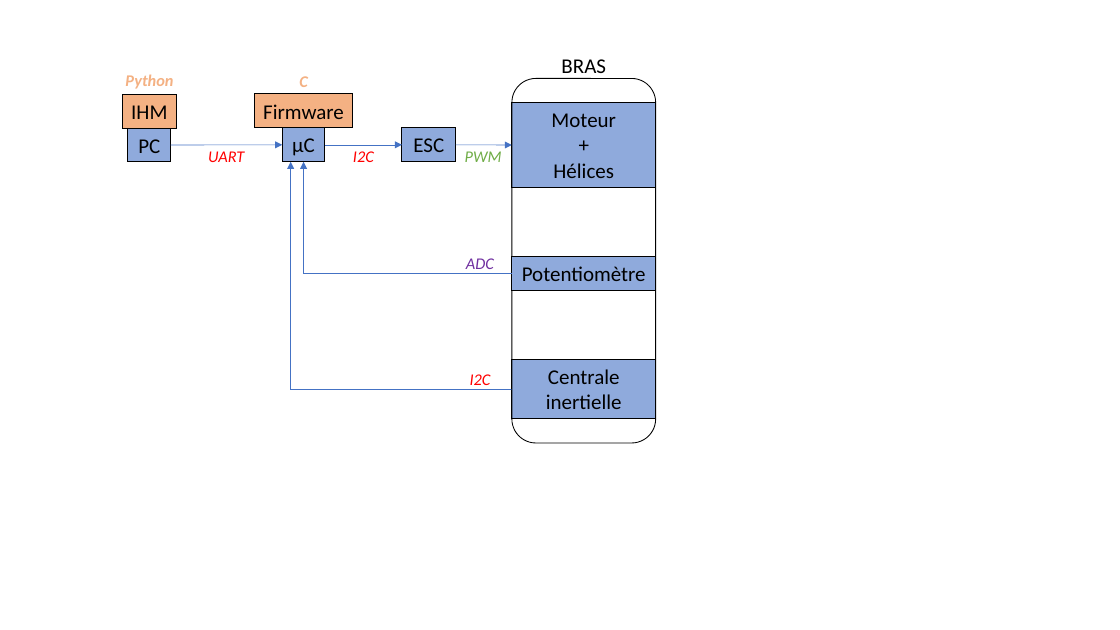
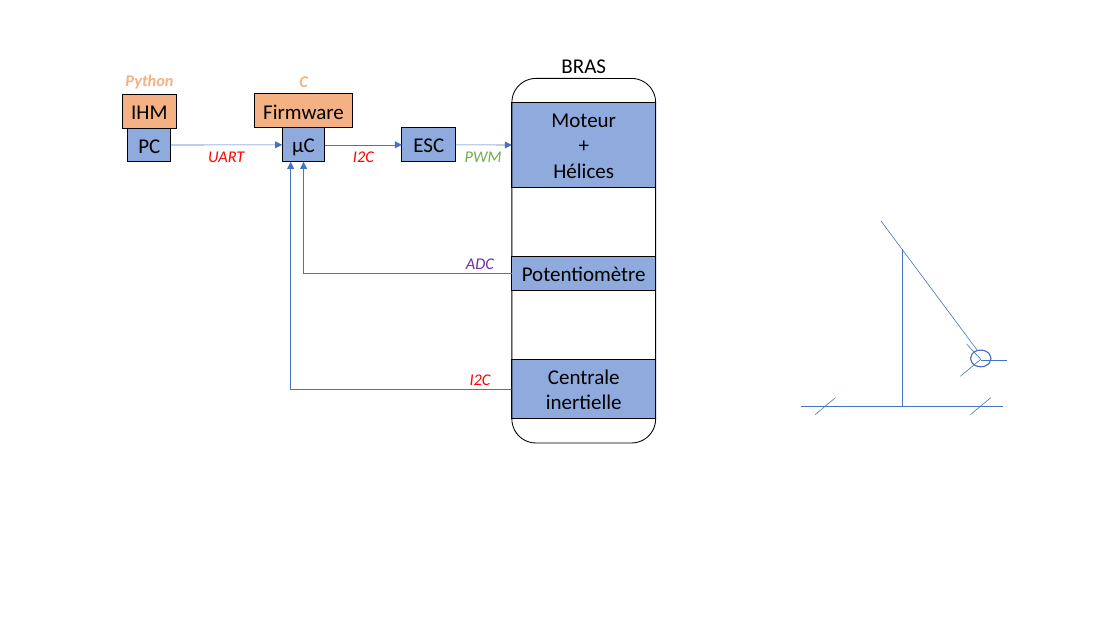
Before and after one commit to InnovationLab-EFREIParis/Stage_1DOF_DroneBench, a slide deck: slide 1 of 01_doc/Schéma fonctionnel/Schéma du projet.pptx. Drawn at 1120x630 pixels with LibreOffice and Linux fonts; fonts in the diff are those of the drawing. Boxes give left, top, right and bottom in pixels: in the first picture for what was removed or moved away, otherwise in the second. Text is boxed around its words. In the diff, an @@ line names an element or a change of style, - is before the commit and + after.

```diff
--- a/01_doc/Schéma fonctionnel/Schéma du projet.pptx
+++ b/01_doc/Schéma fonctionnel/Schéma du projet.pptx
@@ line added from (981, 355) to (881, 221), #4472C4 0.5 pt @@
@@ line added from (902, 406) to (902, 250), #4472C4 0.5 pt @@
@@ line added from (981, 360) to (967, 344), #4472C4 0.5 pt @@
@@ ellipse added at bbox=[970, 350, 991, 367], fill #FFFFFF, outline #4472C4 1 pt @@
@@ line added from (960, 376) to (981, 360), #4472C4 0.5 pt @@
@@ line added from (981, 360) to (1007, 360), #4472C4 0.5 pt @@
@@ line added from (801, 406) to (1003, 406), #4472C4 0.5 pt @@
@@ line added from (815, 415) to (836, 397), #4472C4 0.5 pt @@
@@ line added from (970, 415) to (991, 397), #4472C4 0.5 pt @@
```
Also in this commit, not shown: 6 other files.
